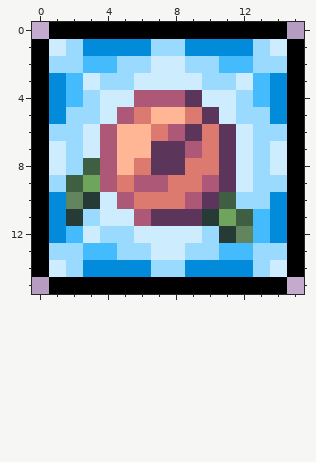
Pixel-art sprite, stored at Buffs/ForestBuff.png. Above: the version before the commit.
The file is 32x32 pixels, drawn in blocks of 2x2; one block is one cell here.
And afterwards:
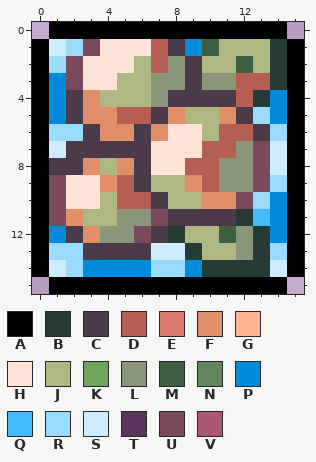
Palette (. is transparent): A #000000  B #263a36  C #4b3a4a  D #b45e54  E #dd7a6f  F #e08f69  G #ffb694  H #ffe3d6  J #afb882  K #6fa45c  L #899679  M #3f5f43  N #62855d  P #028bda  Q #44bbfd  R #9adafe  S #cdedfe  T #5c365a  U #7a495b  V #ad5877
Diff:
Changed rows in their new state; - is an unchanged pixel.
first column x 1:
 1 --UHHHDC-MJJJB
 2 -UHHHJDLCJJMJB
 3 -UHHJJLLCLLDDB
 4 -CFJJJLCCCCDB-
 5 -CFFDDCFJJFC--
 6 --CFFCFHHJDDC-
 7 -CCCCCHHHDDLU-
 8 CCFJFCHHDDLLU-
 9 UHHFDCJJFDLLU-
10 UHHJDDCJJFFU--
11 UFJJLLUCCCCB--
12 -CFLLUCBJJMLB-
13 --CCCC--BJJLB-
14 ---------BBBB-
